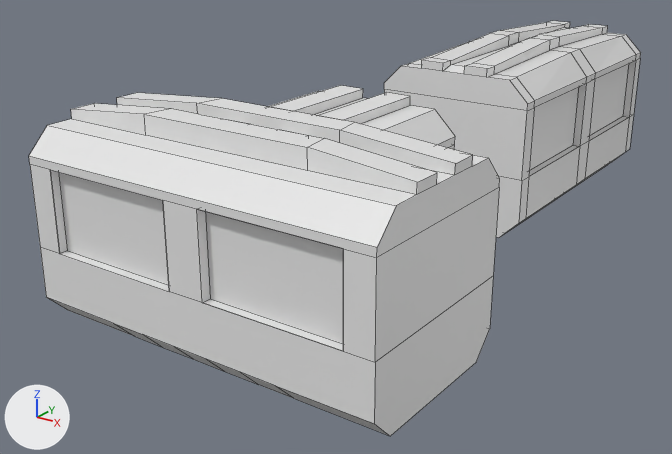
Two versions of the Blender file Blender/Connector_T.blend, one commit apart.
One viewpoint serves both versions: a 50 mm lens placed at (5.42, -6.31, 3.33), pointed at (-0.8, 2.4, -0.78). Arrows for +X, +Y and +Z are at lower left; the lights stay in place. Mesh edges are drawn as thin lines.
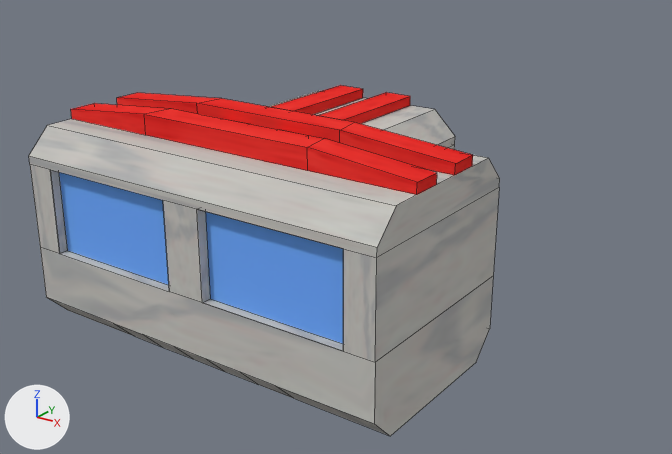
Where the change shows, as pixel boxes (x1, y1, x2, y2) in the pictures (672 x 454 px):
'Cube', recoloured, surface changed: (29, 85, 500, 436) in both
'Cube.001', deleted: before (384, 21, 641, 238)

The change in detail:
Picture 'ColoursPaint.png' (img_colourspaint_png) is new.
Material 'Colours' (mat_colours) is new.
Its texture is img_colourspaint_png.
me_cube_003 has 168 vertices, 138 faces and spans x -2.0..2.0, y -1.0..2.0, z -1.0..1.2.
me_cube_003 is used by ob_cube; location (0.0, 0.0, 0.0).
me_cube_003 part 1: texture (UV) coordinates of 138 of 138 faces, centred in x -2.0..2.0, y -1.0..2.0, z -1.0..1.2, changed; they spanned u 0.12..0.87, v 0.0..1.0 and now span u 0.0..0.23, v 0.77..0.99.
me_cube_003 now uses material mat_colours (picture img_colourspaint_png).
Object 'Cube.001' (ob_cube_001) is deleted.
